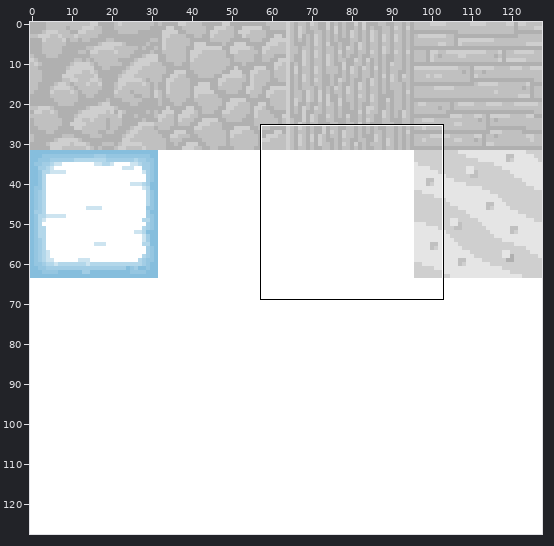
File history of a sprite sheet, assets/terrain.png. The picture above shows the old version from afar; the outline marks the close-up.
Close-up. Old version:
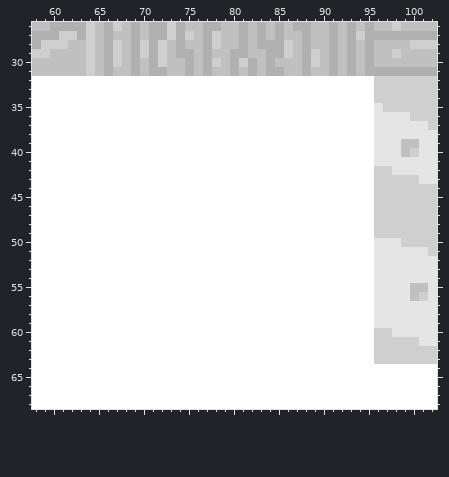
The file is 128x128 pixels. Shown: x 58..102, y 26..68.
After:
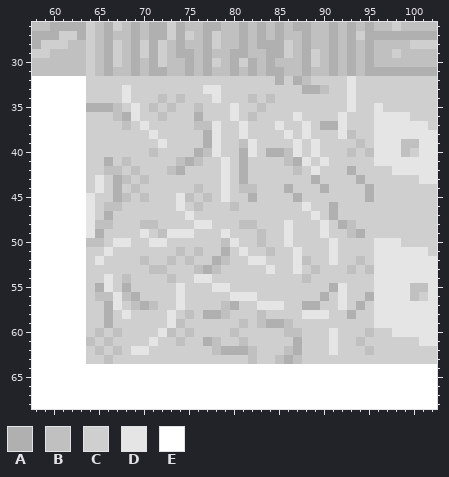
Palette (. is transparent): A #b0b0b0  B #c0c0c0  C #cfcfcf  D #e5e5e5  E #ffffff
Change:
@@ x 58..102 @@
 31 BBBBBBCBABBABAABBABABBABABAABBABBABABAAAAAAAA
-32 EEEEEEEEEEEEEEEEEEEEEEEEEEEEEEEEEEEEEECCCCCCC
-33 EEEEEEEEEEEEEEEEEEEEEEEEEEEEEEEEEEEEEECCCCCCC
-34 EEEEEEEEEEEEEEEEEEEEEEEEEEEEEEEEEEEEEECCCCCCC
-35 EEEEEEEEEEEEEEEEEEEEEEEEEEEEEEEEEEEEEEDCCCCCC
-36 EEEEEEEEEEEEEEEEEEEEEEEEEEEEEEEEEEEEEEDDDDCCC
-37 EEEEEEEEEEEEEEEEEEEEEEEEEEEEEEEEEEEEEEDDDDDDC
-38 EEEEEEEEEEEEEEEEEEEEEEEEEEEEEEEEEEEEEEDDDDDDD
-39 EEEEEEEEEEEEEEEEEEEEEEEEEEEEEEEEEEEEEEDDDBBDD
-40 EEEEEEEEEEEEEEEEEEEEEEEEEEEEEEEEEEEEEEDDDBCDD
-41 EEEEEEEEEEEEEEEEEEEEEEEEEEEEEEEEEEEEEEDDDDDDD
-42 EEEEEEEEEEEEEEEEEEEEEEEEEEEEEEEEEEEEEECCDDDDD
-43 EEEEEEEEEEEEEEEEEEEEEEEEEEEEEEEEEEEEEECCCCCDD
-44 EEEEEEEEEEEEEEEEEEEEEEEEEEEEEEEEEEEEEECCCCCCC
-45 EEEEEEEEEEEEEEEEEEEEEEEEEEEEEEEEEEEEEECCCCCCC
-46 EEEEEEEEEEEEEEEEEEEEEEEEEEEEEEEEEEEEEECCCCCCC
-47 EEEEEEEEEEEEEEEEEEEEEEEEEEEEEEEEEEEEEECCCCCCC
-48 EEEEEEEEEEEEEEEEEEEEEEEEEEEEEEEEEEEEEECCCCCCC
-49 EEEEEEEEEEEEEEEEEEEEEEEEEEEEEEEEEEEEEECCCCCCC
-50 EEEEEEEEEEEEEEEEEEEEEEEEEEEEEEEEEEEEEEDDDCCCC
-51 EEEEEEEEEEEEEEEEEEEEEEEEEEEEEEEEEEEEEEDDDDDDC
-52 EEEEEEEEEEEEEEEEEEEEEEEEEEEEEEEEEEEEEEDDDDDDD
-53 EEEEEEEEEEEEEEEEEEEEEEEEEEEEEEEEEEEEEEDDDDDDD
-54 EEEEEEEEEEEEEEEEEEEEEEEEEEEEEEEEEEEEEEDDDDDDD
-55 EEEEEEEEEEEEEEEEEEEEEEEEEEEEEEEEEEEEEEDDDDBBD
-56 EEEEEEEEEEEEEEEEEEEEEEEEEEEEEEEEEEEEEEDDDDBCD
-57 EEEEEEEEEEEEEEEEEEEEEEEEEEEEEEEEEEEEEEDDDDDDD
-58 EEEEEEEEEEEEEEEEEEEEEEEEEEEEEEEEEEEEEEDDDDDDD
-59 EEEEEEEEEEEEEEEEEEEEEEEEEEEEEEEEEEEEEEDDDDDDD
-60 EEEEEEEEEEEEEEEEEEEEEEEEEEEEEEEEEEEEEECCDDDDD
-61 EEEEEEEEEEEEEEEEEEEEEEEEEEEEEEEEEEEEEECCCCCDD
-62 EEEEEEEEEEEEEEEEEEEEEEEEEEEEEEEEEEEEEECCCCCCC
-63 EEEEEEEEEEEEEEEEEEEEEEEEEEEEEEEEEEEEEECCCCCCC
+32 EEEEEECCCCCCCCCCCCCCCCCCCCCACABCCCCDCCCCCCCCC
+33 EEEEEECCCCDCCCCCCCCDDCCCCCCCCCAABCCDCCCCCCCCC
+34 EEEEEECCCCDCCCBCBCCCDCCCBCBCCCCCCCCDCCCCCCCCC
+35 EEEEEEAAABCDCBCBCCBCCCDCCBCCCCCCCCCDCCDCCCCCC
+36 EEEEEECCCBADCCBCCCACCCDCBCCCCDCCCCDCCCDDDDCCC
+37 EEEEEECCCCBCDCCCCCBBDCCDCCCDCCDCAADCCCDDDDDDC
+38 EEEEEECCCCCCCDCCCCCADCCDCCCCDCDCCCDBCCDDDDDDD
+39 EEEEEECCCCCCCCDCCCCADCCBDCCCCDCDCCCCBCDDDBBDD
+40 EEEEEECCCCCCCBCCCCABDCCADCAABDCDCCCBCBDDDBCDD
+41 EEEEEECCACBCCCCCBABCCDCACCCCBADCDCCCCCDDDDDDD
+42 EEEEEECCBBCBCCCBACCCCDCACCCCCBCDCCCACCCCDDDDD
+43 EEEEEECDCABCBCCCCCCCCDCACCCCCCCACCCCACCCCCCDD
+44 EEEEEECDCACBCCCCCCBCCDCBBCCCACCCACCCCACCCCCCC
+45 EEEEEEDCCABCBCCCDBCBCDCCACCCCACCCCCCCACCCCCCC
+46 EEEEEEDCBBCCCCCCDCBCCCBCCCCCCCDCCACCCCCCCCCCC
+47 EEEEEEDCACCCCCCCCDCCCCCCCCCCCCCDCACCCCCCCCCCC
+48 EEEEEEDBBCCCBBCCCCDDCCCBBCCCDCCCDCABCCCCCCCCC
+49 EEEEEEDACCCCDCBDDDCCCDCCCBCCDCCCDCCBACCCCCCCC
+50 EEEEEEBBCDDCCDDCCCCCCBDCCBCCDCCCCDCCCCDDDCCCC
+51 EEEEEECCDCCCCCCCBCBCCACDCCBCCDCCCDCCCCDDDDDDC
+52 EEEEEECDCCCCBCCBCBCCABCCDDCCCDBCCDCCBCDDDDDDD
+53 EEEEEECCCCCCCBBCCCBABCCCCCDCCDCBCCCBCBDDDDDDD
+54 EEEEEECCDCBCCCCBCCDDCCCCCCCCCCBCCCCCCCDDDDDDD
+55 EEEEEECADCACCCCCDCCCDDCCCCCCCCCCCADCCCDDDDBBD
+56 EEEEEECBBDBACCCCDCCCCCDDDCCCCCCCACDCCADDDDBCD
+57 EEEEEECCADCBABCCDCCCCBACCDDDCCAACCDCACDDDDDDD
+58 EEEEEECCACDCCCCDCBCAABCCCBCCCCDDDCCACCDDDDDDD
+59 EEEEEECCACCCCCCDBCCCCCCBCBAABCCCCCCCCCDDDDDDD
+60 EEEEEECBCBCCCCDBCBCCCCBCCCCCBBCCCDCCCBCCDDDDD
+61 EEEEEEBCBCCCCDCCBCCABCCBCCCCCACCCDCCBCCCCCCDD
+62 EEEEEECBCBCDDCCCCCCCBAAABCCCBACCCDCCCBCCCCCCC
+63 EEEEEECCBCCCCCCCCCCCCCCCBCCBABCCCCCCCCCCCCCCC
 64 EEEEEEEEEEEEEEEEEEEEEEEEEEEEEEEEEEEEEEEEEEEEE
